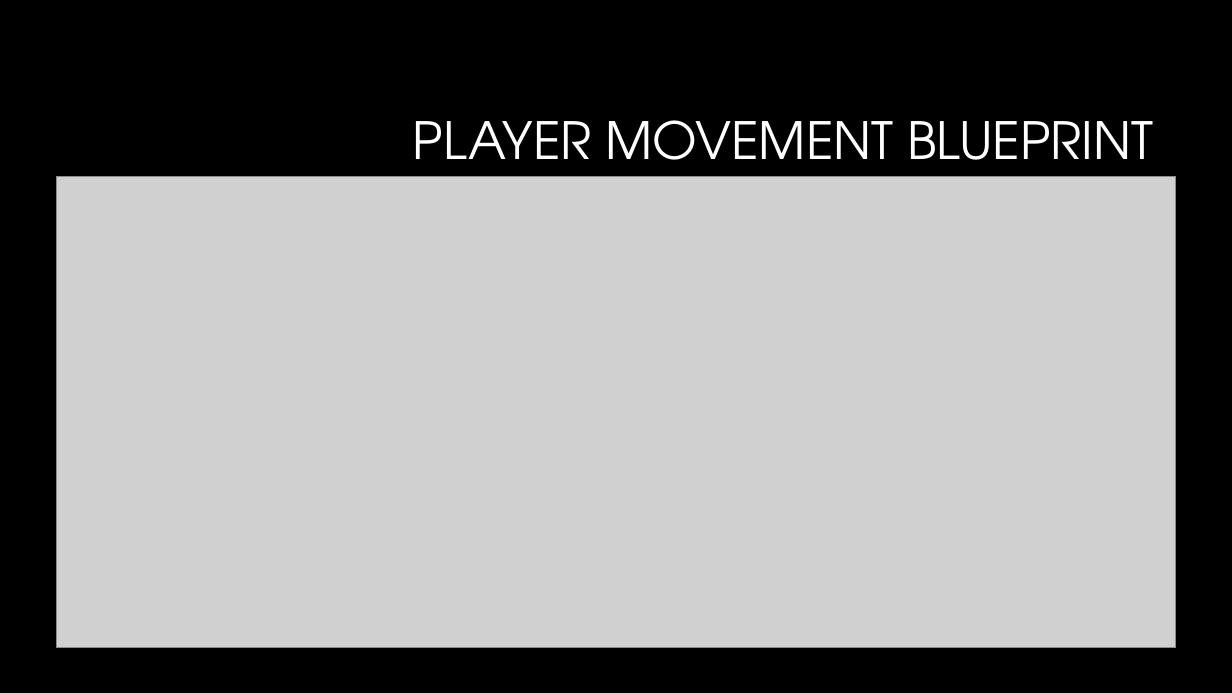
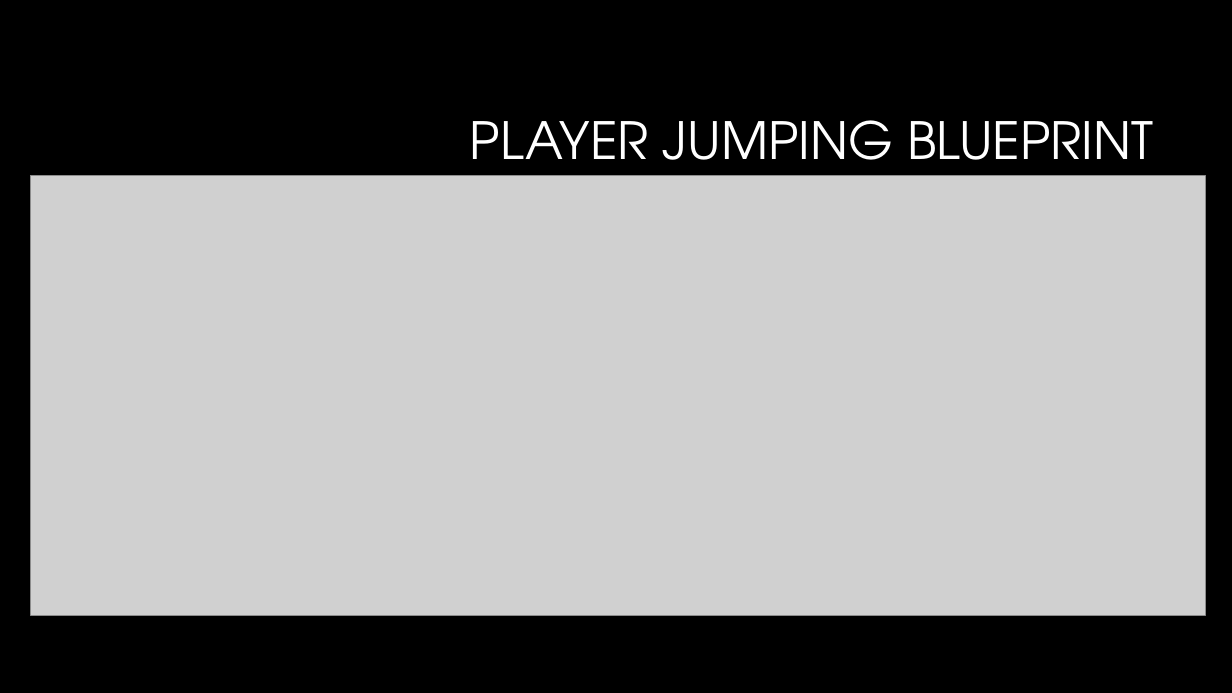
Before and after one commit to LakosFermant/CIT-490-Capstone, a slide deck: slide 5 of Capstone Presentation.pptx. Drawn at 1232x693 pixels with LibreOffice and Linux fonts; fonts in the diff are those of the drawing; grey boxes stand for pictures; background and template pictures are left out. Boxes give left, top, right and bottom in pixels: in the first picture for what was removed or moved away, otherwise in the second. Text is boxed around its words. In the diff, an @@ line names an element or a change of style, - is before the commit and + after.

```diff
--- a/Capstone Presentation.pptx
+++ b/Capstone Presentation.pptx
@@ title at (470,120,1153,183): text changed @@
-PLAYER MOVEMENT BLUEPRINT
+PLAYER JUMPING BLUEPRINT
@@ picture: place and size @@
-picture at (56,177,1176,648)
+picture at (30,176,1205,616)
```
Also in this commit, not shown: 2 other slides changed, 7 other files.
